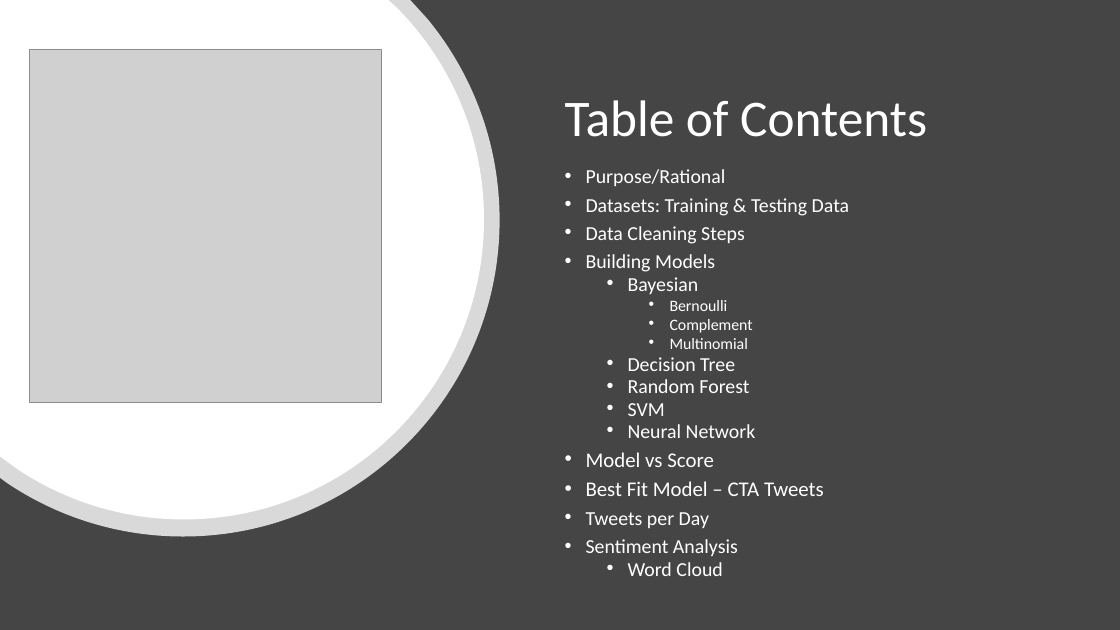
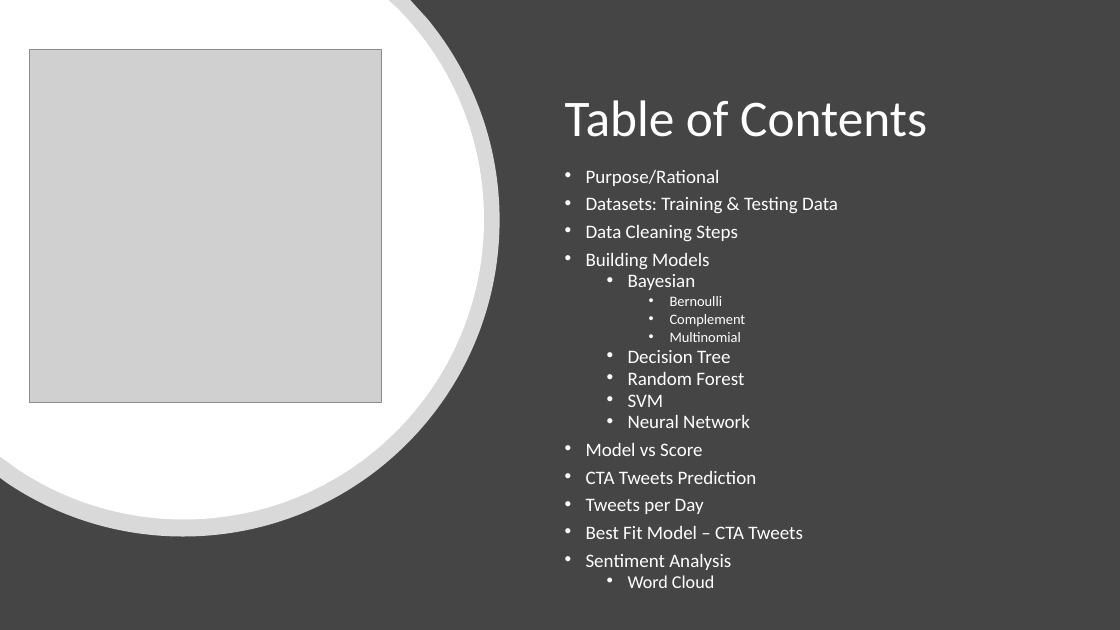
Before and after one commit to Atchub1/Project_3, a slide deck: slide 2 of CTA_Tweets_Sentiment_Analysis.pptx. Drawn at 1120x630 pixels with LibreOffice and Linux fonts; fonts in the diff are those of the drawing; grey boxes stand for pictures. Boxes give left, top, right and bottom in pixels: in the first picture for what was removed or moved away, otherwise in the second. Text is boxed around its words. In the diff, an @@ line names an element or a change of style, - is before the commit and + after.

```diff
--- a/CTA_Tweets_Sentiment_Analysis.pptx
+++ b/CTA_Tweets_Sentiment_Analysis.pptx
@@ text at <box>586,170,838,588</box>: size 17 to 16.3 pt in "Purpose/Rational", "Datasets: Training & Testing Data", "Data Cleaning Steps", "Building Models" and 6 more places; size 13.6 to 12.4 pt in "Bernoulli", "Complement", "Multinomial"; size 17.9 to 16.3 pt in "Model vs Score", "Best Fit Model – CTA Tweets"; size 17 to 15.5 pt in "Word Cloud" @@
@@ text at <box>586,471,757,514</box>: paragraphs added @@
+• CTA Tweets Prediction
+• Tweets per Day
@@ text at <box>586,512,709,528</box>: paragraph removed @@
-• Tweets per Day
```
Also in this commit, not shown: 2 other slides changed.
